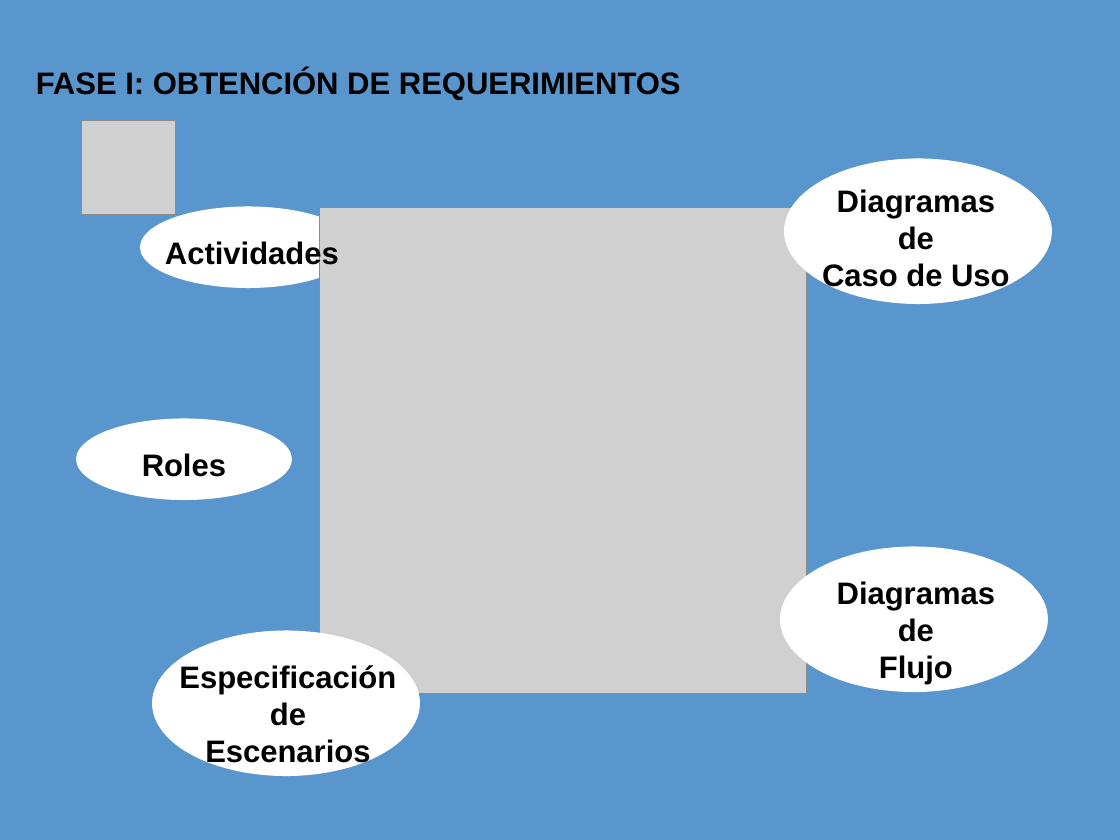
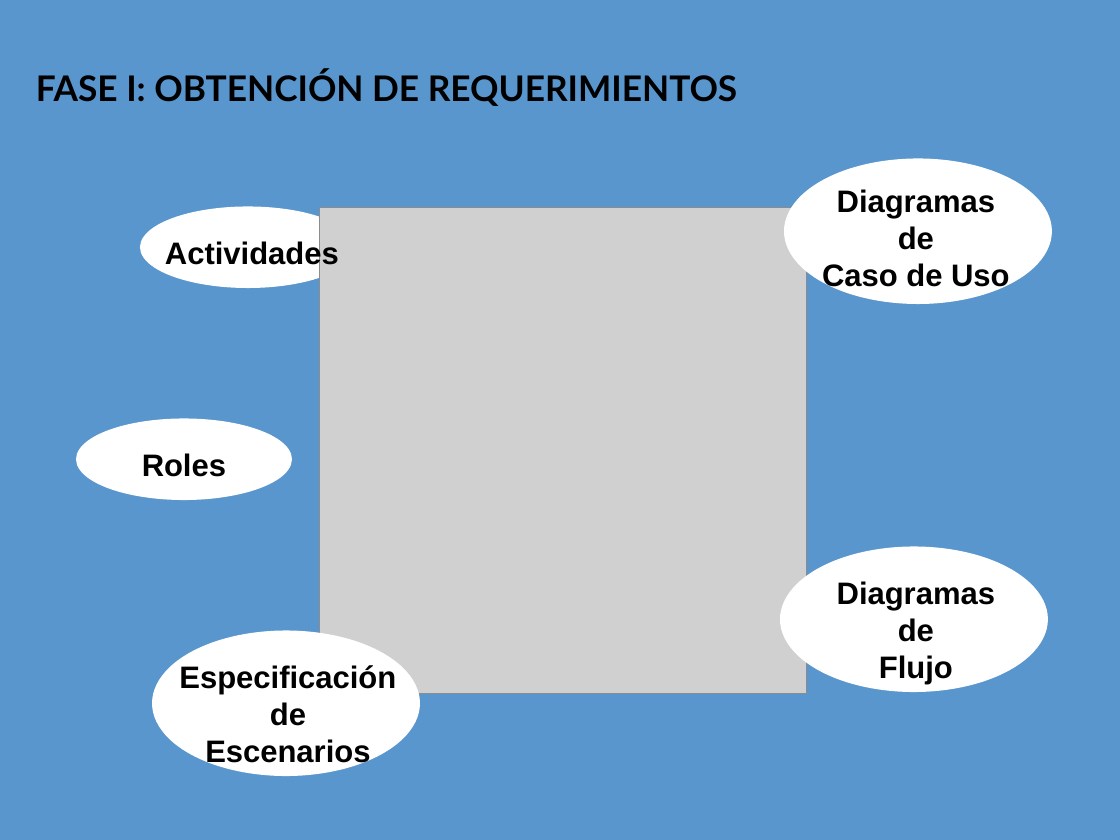
Before and after one commit to heric1812/eduais-proyecto-investigacion, a slide deck: slide 6 of diapositivas/PGrado2_Presentación.odp (slide 5 before the commit). Drawn at 1120x840 pixels with LibreOffice and Linux fonts; fonts in the diff are those of the drawing; grey boxes stand for pictures. Boxes give left, top, right and bottom in pixels: in the first picture for what was removed or moved away, otherwise in the second. Text is boxed around its words. In the diff, an @@ line names an element or a change of style, - is before the commit and + after.

```diff
--- a/diapositivas/PGrado2_Presentación.odp
+++ b/diapositivas/PGrado2_Presentación.odp
@@ text "FASE I: OBTENCIÓN DE REQUERIMIENTOS" at [36,71,737,106]: size 22 to 25 pt, font Arial to Lato @@
@@ picture removed at [81,120,176,214] @@
```
Also in this commit, not shown: 8 other slides changed, 7 slides added, 38 other files.
